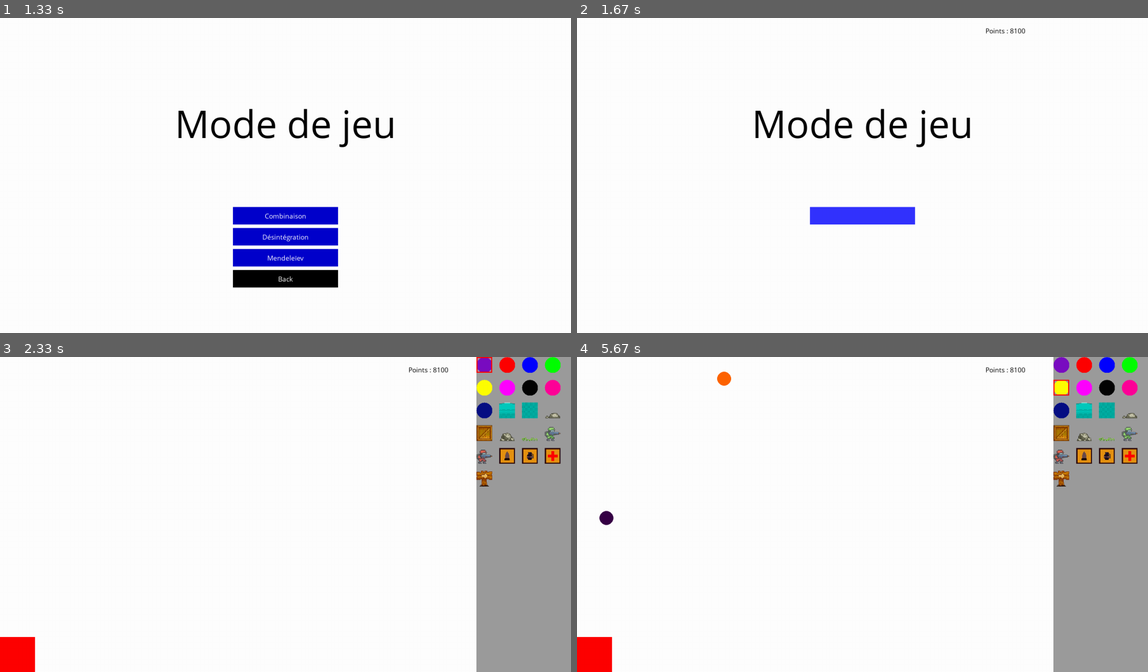
Above: before the commit, frames 1-4 (two rows, left to right).
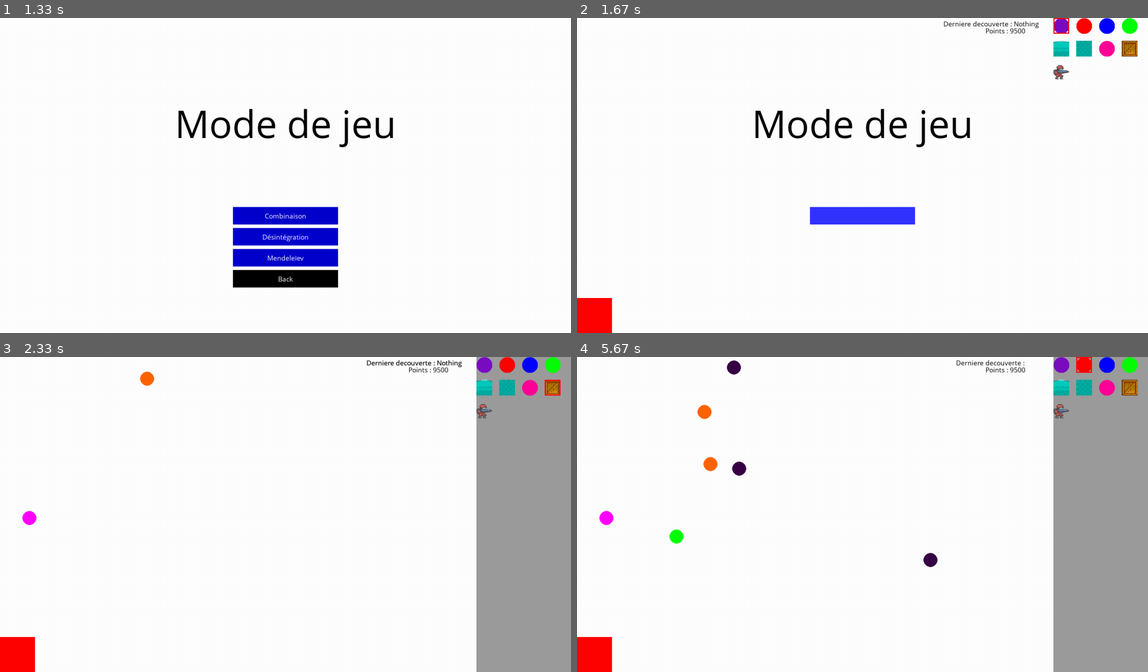
Above: after the commit, the same moments.

Repository: ThomasStinglhamber/ParticuleGame
Game: pygame game, started from fenetre.py
Same seed, same stepped clock (60 frames per second), same inputs: the game is played once before the commit and once after it.
Inputs (mouse positions are in pixels of both pictures, inside the frame that each line leads up to):
- Up to frame 1 (1.33 s): click "GO!" at 0.65 s
- Up to frame 2 (1.67 s): click (868, 207) at 1.52 s
- Up to frame 3 (2.33 s): press the mouse at (531, 388) at 1.78 s; move the mouse to (388, 457) at 1.88 s; move the mouse to (251, 530) at 1.98 s; release the mouse at (251, 530) at 2.02 s; press the mouse at (553, 388) at 2.18 s; move the mouse to (348, 457) at 2.28 s
- Up to frame 4 (5.67 s): release the mouse at (719, 527) at 2.42 s; press the mouse at (1062, 388) at 2.62 s; move the mouse to (891, 511) at 2.72 s; release the mouse at (725, 634) at 2.85 s; press the mouse at (1108, 388) at 3.08 s; move the mouse to (891, 416) at 3.18 s; release the mouse at (679, 445) at 3.32 s; press the mouse at (1062, 388) at 3.52 s; move the mouse to (1028, 420) at 3.62 s; release the mouse at (999, 454) at 3.75 s; press the mouse at (1062, 388) at 3.98 s; move the mouse to (1010, 438) at 4.08 s; release the mouse at (965, 489) at 4.22 s; press the mouse at (1085, 363) at 4.42 s; move the mouse to (908, 489) at 4.52 s; release the mouse at (736, 612) at 4.65 s; press the mouse at (651, 413) at 4.88 s; move the mouse to (793, 486) at 4.98 s; release the mouse at (931, 561) at 5.12 s; press the mouse at (725, 379) at 5.32 s; move the mouse to (714, 394) at 5.42 s; release the mouse at (702, 410) at 5.55 s

Frame 1 is identical in both runs. In frame 2, 2.0% of the frame differs, in the area x 0-99%, y 0-100%; in frame 3, 2.3%; in frame 4, 2.8%, in the area x 3-99%, y 0-67%.

Commit message:
100% fonctionnel

Diff:
--- a/ListeParticule.txt
+++ b/ListeParticule.txt
@@ -2,5 +2,8 @@
 Up_antiquark
 Down_quark
 Down_antiquark
-Proton
 Neutron
+Phi_Meson
+Kaon
+Sigma
+Xi
--- a/Particule.py
+++ b/Particule.py
@@ -313,3 +313,148 @@
     energy = 173210
     interaction={}
     return name,energy,interaction
+
+#-------------------------------------------------
+def Pion():
+    name ='Pion'
+    energy = 139.50
+    interaction={}
+    return name,energy,interaction
+
+def Kaon():
+    name ='Kaon'
+    energy = 493.66
+    interaction={}
+    return name,energy,interaction
+
+def Proton():
+    name ='Proton'
+    energy = 938.20
+    interaction={}
+    return name,energy,interaction
+
+def Neutron():
+    name ='Neutron'
+    energy = 939.50
+    interaction={}
+    return name,energy,interaction
+
+def Phi_Meson():
+    name ='Phi_Meson'
+    energy = 1019.40
+    interaction={}
+    return name,energy,interaction
+
+def Lambda():
+    name ='Lambda'
+    energy = 1115.60
+    interaction={}
+    return name,energy,interaction
+
+def Sigma():
+    name ='Sigma'
+    energy = 1189.30
+    interaction={}
+    return name,energy,interaction
+
+def Delta():
+    name ='Delta'
+    energy = 1232.00
+    interaction={}
+    return name,energy,interaction
+
+def Xi():
+    name ='Xi'
+    energy = 1314.80
+    interaction={}
+    return name,energy,interaction
+
+def D_Meson():
+    name ='D_Meson'
+    energy = 2010.26
+    interaction={}
+    return name,energy,interaction
+
+def Strange_D_Meson():
+    name ='Strange_D_Meson'
+    energy = 2112.10
+    interaction={}
+    return name,energy,interaction
+
+def Charmed_Lambda():
+    name ='Charmed_Lambda'
+    energy = 2286.40
+    interaction={}
+    return name,energy,interaction
+
+def Charmed_Sigma():
+    name ='Charmed_Sigma'
+    energy = 2453,90
+    interaction={}
+    return name,energy,interaction
+
+def Charmed_Xi():
+    name ='Charmed_Xi'
+    energy = 2467.40
+    interaction={}
+    return name,energy,interaction
+
+def Charmed_Omega():
+    name ='Charmed_Omega'
+    energy = 2695.20
+    interaction={}
+    return name,energy,interaction
+
+def Charmed_Eta_Meson():
+    name ='Charmed_Eta_Meson'
+    energy = 2983.60
+    interaction={}
+    return name,energy,interaction
+
+def Double_Charmed_Xi():
+    name ='Double_Charmed_Xi'
+    energy = 3621.20
+    interaction={}
+    return name,energy,interaction
+
+def B_Meson():
+    name ='B_Meson'
+    energy = 5325.20
+    interaction={}
+    return name,energy,interaction
+
+def Strange_B_Meson():
+    name ='Strange_B_Meson'
+    energy = 5415.40
+    interaction={}
+    return name,energy,interaction
+
+def Bottom_Lambda():
+    name ='Bottom_Lambda'
+    energy = 5619.60
+    interaction={}
+    return name,energy,interaction
+
+def Bottom_Xi():
+    name ='Bottom_Xi'
+    energy = 5791.90
+    interaction={}
+    return name,energy,interaction
+
+def Bottom_Sigma():
+    name ='Bottom_Sigma'
+    energy = 5810.50
+    interaction={}
+    return name,energy,interaction
+
+def Bottom_Omega():
+    name ='Bottom_Omega'
+    energy = 6046.10
+    interaction={}
+    return name,energy,interaction
+
+def Upsilon_Meson():
+    name ='Upsilon_Meson'
+    energy = 9460.30
+    interaction={}
+    return name,energy,interaction
--- a/Point.txt
+++ b/Point.txt
@@ -1 +1 @@
-8100
+9500
--- a/fenetre.py
+++ b/fenetre.py
@@ -150,7 +150,7 @@
     punnttos=checkpoint_noprint()
     smallText = pygame.font.SysFont("comicsansms",20)
     TextSurf, TextRect = text_objects("Derniere decouverte : "+str(decouvertee), smallText)
-    TextRect.center = ((display_width*3/4),(display_height/24))
+    TextRect.center = ((display_width*29/40),(display_height/58))
     gameDisplay.blit(TextSurf, TextRect)
 
 
@@ -186,6 +186,39 @@
 	#horizontal lines
 	for c in range(ROWS + 1):
 		pygame.draw.line(screen, black, (SCREEN_WIDTH, c * TILE_SIZE), (SCREEN_WIDTH+SIDE_MARGIN, c * TILE_SIZE))
+
+
+def tile_cote():
+    img_list = []
+    for x in range(TILE_TYPES):
+        	img = pygame.image.load(f'img/tile/{x}.png').convert_alpha()
+        	img = pygame.transform.scale(img, (TILE_SIZE, TILE_SIZE))
+        	img_list.append(img)
+
+
+    #make a button list
+    button_list = []
+    button_col = 0
+    button_row = 0
+    liste_decouv=[]
+    file4 = open('ListeParticule.txt', 'r')
+    parti=file4.read().splitlines()
+    file4.close()
+
+    #print(parti)
+    for i in parti:
+        chif=affichage_particule(i)
+        liste_decouv.append(chif)
+
+    print(liste_decouv)
+    for i in liste_decouv:# img_list
+        	tile_button = buttonn.Button( SCREEN_WIDTH+( 65*button_col),  65*button_row, img_list[i], 1)
+        	button_list.append(tile_button)
+        	button_col += 1
+        	if button_col == 4:
+        		button_row += 1
+        		button_col = 0
+    return button_list
 
 
 def game_loop():
@@ -215,40 +248,14 @@
 #     group1.add(player1, player2, player3)
 # =============================================================================
 
-    img_list = []
-    for x in range(TILE_TYPES):
-        	img = pygame.image.load(f'img/tile/{x}.png').convert_alpha()
-        	img = pygame.transform.scale(img, (TILE_SIZE, TILE_SIZE))
-        	img_list.append(img)
-
-
-    #make a button list
-    button_list = []
-    button_col = 0
-    button_row = 0
-    liste_decouv=[]
-    file4 = open('ListeParticule.txt', 'r')
-    parti=file4.read().splitlines()
-    file4.close()
-
-    #print(parti)
-    for i in parti:
-        chif=affichage_particule(i)
-        liste_decouv.append(chif)
-
-    for i in range(len(img_list)):# liste_decouv
-        	tile_button = buttonn.Button( SCREEN_WIDTH+( 65*button_col),  65*button_row, img_list[i], 1)
-        	button_list.append(tile_button)
-        	button_col += 1
-        	if button_col == 4:
-        		button_row += 1
-        		button_col = 0
-
-
-
+
+
+
+    button_list =tile_cote()
     players=[]
     NOM=[]
     movings=[]
+    newone ='Nothing'
 # =============================================================================
 #     for i in range(3):
 #         lastplayer=Player('test', white, 1500+50*i, 910+50*i)
@@ -262,7 +269,7 @@
     group1 = pygame.sprite.Group()
     while not gameExit:
         affich_point()
-        clock.tick(5)
+        clock.tick(10)
         intera=[]
         button_count=0
         for button_count,i in enumerate(button_list):
@@ -283,7 +290,7 @@
 
         group1.draw(gameDisplay)
         pygame.draw.rect(screen, red, button_list[current_tile].rect, 3)
-
+        trash = pygame.draw.rect(screen, red, (0,SCREEN_HEIGHT-100, 100, SCREEN_HEIGHT))
         for event in pygame.event.get():
             if event.type == pygame.QUIT:
                 pygame.quit()
@@ -303,7 +310,13 @@
                     elif len(players)>=3 and event.type == MOUSEMOTION and movings[i]:
                          players[i].rect.move_ip(event.rel)
 
-
+                    #trashcan = pygame.sprite.collide_rect(players[i], trash)
+                    if len(players)>=3 and players[i].rect.colliderect(trash) :
+                        players.clear()
+                        NOM.clear()
+                        movings.clear()
+                        group1.empty()
+                        time.sleep(1)
                     for j in range(len(players)):
                             for k in range(len(players)):
                                 if len(players)>=3:
@@ -323,6 +336,7 @@
                                                  del movings[0:len(movings)]
                                                  group1.empty()
                                                  time.sleep(1)
+                                                 button_list =tile_cote()
                                                  #break
                                         #print(collision1,collision2)
                                         if collision1 == True and collision2 == True:
@@ -337,13 +351,13 @@
                                                  movings.clear()
                                                  group1.empty()
                                                  time.sleep(1)
+                                                 button_list =tile_cote()
                                                  #break
                                             #time.sleep(3)
-                                        affich_derniere_decouv(newone)
+            affich_derniere_decouv(newone)
             pygame.display.update()
         gameDisplay.fill(white)
         pygame.draw.rect(screen, gray, (SCREEN_WIDTH,0, SIDE_MARGIN, SCREEN_HEIGHT))
-        trash = pygame.draw.rect(screen, red, (0,SCREEN_HEIGHT-100, 100, SCREEN_HEIGHT))
 
 
 
Not shown, changed: .DS_Store
Not shown, added: Deep/~$Energie.xlsx
